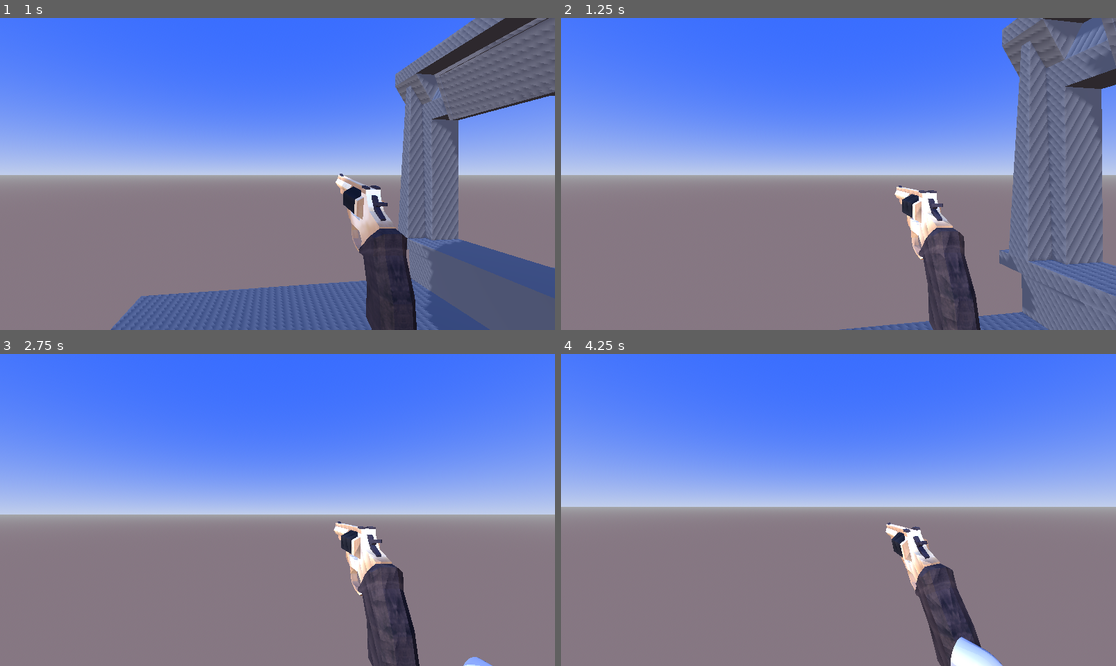
Above: before the commit, frames 1-4 (two rows, left to right).
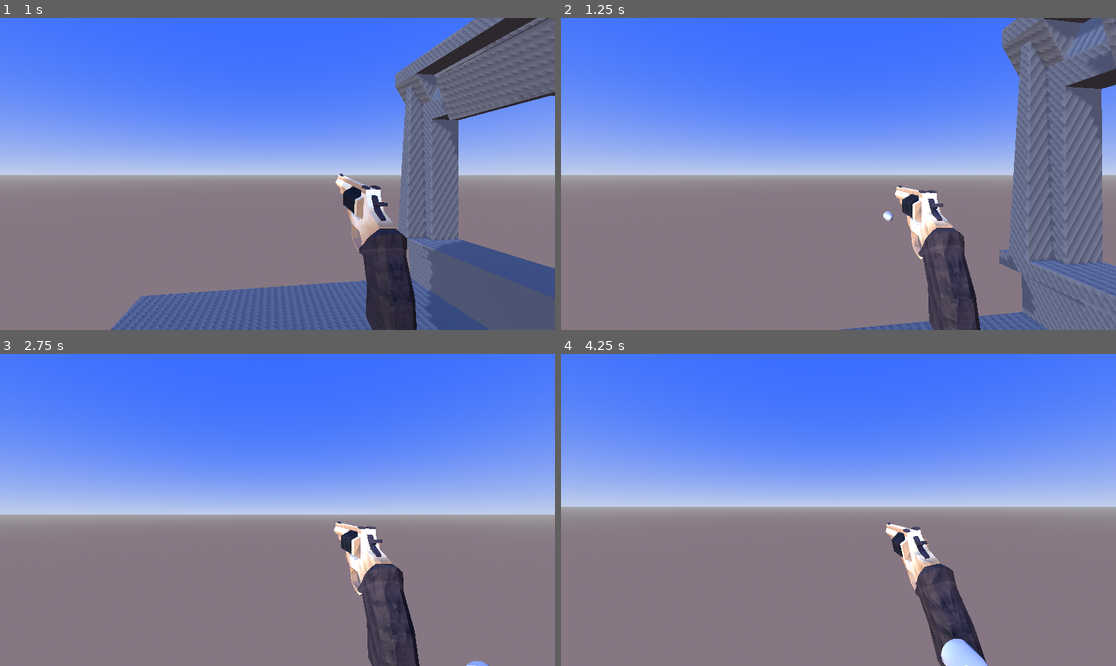
Above: after the commit, the same moments.

Repository: teachermanjeff/3dshooter2025
Game: Godot game, scene res://Range.tscn
The game is run twice, just before and just after one commit, with the same random seed, the same clock (stepped at 60 frames per second) and the same inputs.
Inputs (mouse positions are in pixels of both pictures, inside the frame that each line leads up to):
- Up to frame 1 (1 s): tap Enter at 0.5 s; move the mouse to (305, 174) at 0.52 s; hold W (move_forward) from 0.53 s (still down); click (305, 174) at 0.6 s; tap Space (jump) at 0.77 s
- Up to frame 2 (1.25 s): keep holding W (move_forward)
- Up to frame 3 (2.75 s): keep holding W (move_forward); move the mouse to (249, 510) at 1.27 s; click (249, 510) at 1.35 s; tap Space (jump) at 1.52 s; move the mouse to (288, 503) at 2.02 s; click (288, 503) at 2.1 s
- Up to frame 4 (4.25 s): keep holding W (move_forward); move the mouse to (832, 516) at 2.77 s; click (832, 516) at 2.85 s; tap Space (jump) at 3.02, 3.77 s; move the mouse to (877, 513) at 3.52 s; click (877, 513) at 3.6 s; tap R (reload) at 4.15 s

Frame 1 is identical in both runs. In frame 2, less than 0.1% of the frame differs, in the area x 50-60%, y 51-66%; in frame 3, less than 0.1%; in frame 4, 0.7%, in the area x 68-80%, y 90-100%.

Commit message:
fixed some shiz

Diff:
--- a/gamefiles/bullet.gd
+++ b/gamefiles/bullet.gd
@@ -1,6 +1,6 @@
 extends RigidBody3D
 
-@export var speed: float = 100.0
+@export var speed: float = 10.0
 
 func _ready():
 	linear_velocity = -global_transform.basis.z * speed
--- a/gamefiles/bullet.tscn
+++ b/gamefiles/bullet.tscn
@@ -14,7 +14,7 @@
 mesh = ExtResource("2_v8qja")
 
 [node name="CollisionShape3D" type="CollisionShape3D" parent="."]
-transform = Transform3D(0.085, 0, 0, 0, 0.0012298, -0.0849911, 0, 0.0849911, 0.0012298, 0, -0.00098516, 0.04827)
+transform = Transform3D(0.1, 0, 0, 0, 0.00144682, -0.0999895, 0, 0.0999895, 0.00144682, 0, -0.00098516, 0.04827)
 shape = SubResource("CapsuleShape3D_v8qja")
 
 [connection signal="body_entered" from="." to="." method="_on_body_entered"]
--- a/gamefiles/gun.gd
+++ b/gamefiles/gun.gd
@@ -34,13 +34,13 @@
 		$AnimationPlayer.play("Shooting animation")
 		$AnimationPlayer.speed_scale = 4.0
 		await get_tree().create_timer(shoot_delay).timeout
-		if bullet_scene:
-			var bullet = bullet_scene.instantiate()
-			get_parent().add_child(bullet)
-			bullet.global_transform = $BulletSpawn.global_transform  # Correct direction
-			await get_tree().create_timer(fire_rate).timeout
-			$Gunshot.play()
-			current_ammo -= 1
+		#if bullet_scene:
+		var bullet = bullet_scene.instantiate()
+		get_parent().add_child(bullet)
+		bullet.global_transform = $BulletSpawn.global_transform  # Correct direction
+		await get_tree().create_timer(fire_rate).timeout
+		$Gunshot.play()
+		current_ammo -= 1
 		can_shoot = true
 	#if can_shoot == false:  THIS MAKES IT CLICK TWICE BECAUSE OF THE PREVENTING IMMEDIATE REFIREING
 	#	$DryFireClick.play()
@@ -54,4 +54,4 @@
 		can_shoot = true
 	if current_ammo <= 0:
 		can_shoot = false
-	#print(current_ammo)
+	#wprint(current_ammo)
